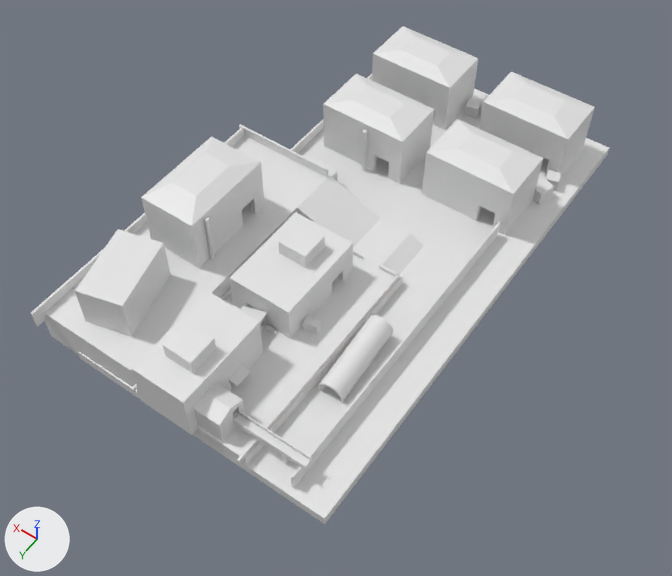
What one commit did to the Blender file data/Assets/Meshes/Level/Level.blend.
Rendered twice from a 50 mm lens placed at (-66.4, 100.7, 166.3), pointed at (8.3, -3.8, 2.2). The lights are fixed; the arrows at lower left show +X, +Y and +Z.
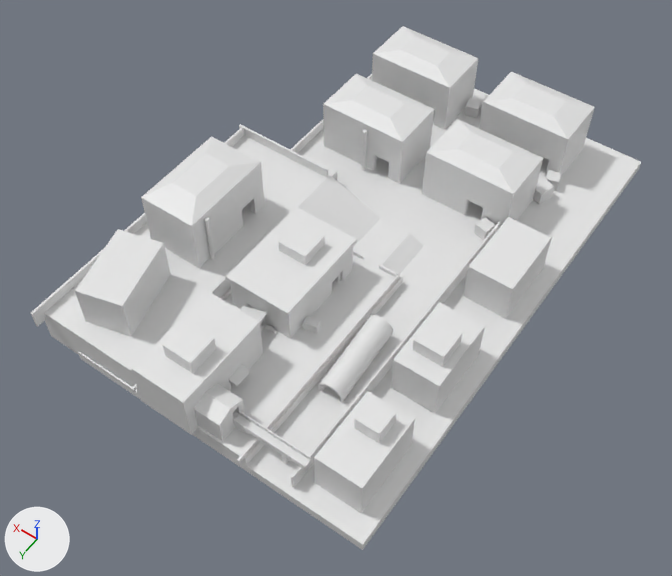
Pixel boxes (x1, y1, x2, y2) of what changed, in the pictures (672 x 576 px; the box of a moved part takes in the faces that stretch with it):
'Cube', reshaped (6% wider): before (78, 88, 609, 524); after (78, 88, 641, 550)
'Cube.015', reshaped (7% wider): before (230, 212, 353, 339); after (225, 207, 357, 339)
'Cube.064', added: after (314, 391, 415, 513)
'Cube.066', added: after (463, 217, 552, 319)
'Cube.065', added: after (391, 302, 485, 414)
'Cube.067', added: after (413, 317, 462, 367)
'Cube.068', added: after (354, 398, 396, 443)
'Cube.069', added: after (474, 217, 496, 240)
part 1 of me_cube, moved or reshaped: before (282, 138, 609, 524); after (282, 138, 641, 550)
part 2 of me_cube_015, built on: before (230, 212, 353, 313); after (225, 207, 357, 316)
part 3 of me_cube_042, moved or reshaped: before (422, 152, 514, 235); after (422, 152, 514, 228)

What the commit changed:
me_cube has 92 vertices, 90 faces and spans x -2.18..4.31, y -11.34..1.0, z -9.07..1.0.
me_cube is used by ob_cube; location (-0.4, 32.4, 4.7); scale (9.91, 9.91, 0.5).
me_cube part 1: all 12 vertices in x -2.18, y -11.34..1.0, z -9.07..-4.04 are moved by (-0.87, 0.0, 0.0).
me_cube_015 is used by ob_cube_015; location (13.4, 3.4, 10.5); scale (6.6, 11.4, 6.03).
me_cube_015 had 8 vertices, 6 faces and spanned x -1.0..1.34, y -1.0..1.0, z -1.0..0.66.
me_cube_015 now has 16 vertices, 14 faces and spans x -1.06..1.41, y -1.06..1.06, z -1.0..0.81.
Part 2, on me_cube_015:
1 face is deleted.
8 vertices are added at x -1.06..1.41, y -1.06..1.06, z 0.66..0.81.
9 new faces join them.
me_cube_042 has 28 vertices, 20 faces and spans x -1.0..1.0, y -1.0..1.0, z -1.0..1.23.
me_cube_042 is used by ob_cube_036; location (-3.5, -45.9, 9.5); rotation (0.0, 0.0, -1.571), in degrees (0, 0, -90); scale (6.98, 11.4, 6.98).
Before the commit, vertices of me_cube_042: 16 (-1.0, -0.33, -0.21) at pixel (478, 205), 17 (-1.0, -0.71, -0.21) at pixel (495, 213), 18 (-1.0, -0.71, -1.0) at pixel (492, 229), 19 (-1.0, -0.33, -1.0) at pixel (476, 221), 20 (-0.83, -0.71, -1.0).
Before the commit, vertices of me_cube_042: 21 (-0.83, -0.33, -1.0) at pixel (478, 218), 22 (-0.83, -0.71, -0.21), 23 (-0.83, -0.33, -0.21).
Part 3, on me_cube_042:
Vertices 16 to 23 of me_cube_042 move by (0.0, 0.28, 0.0).
Object 'Cube.069' (ob_cube_069) is new; it shows a copy of the mesh of ob_cube_056.
Its location is (-10.7, -36.6, 4.2).
Its rotation in degrees is (0, 0, -13).
Its scale is (1.64, 1.64, 1.64).
Object 'Cube.068' (ob_cube_068) is new; it shows a copy of the mesh of ob_cube_017.
Its location is (-21.6, 25.4, 14.5).
Its scale is (2.77, 2.77, 2.06).
Object 'Cube.067' (ob_cube_067) is new; it shows a copy of the mesh of ob_cube_017.
Its location is (-21.6, 3.5, 14.5).
Its scale is (3.47, 3.47, 2.06).
Object 'Cube.066' (ob_cube_066) is new; it shows a copy of the mesh of ob_cube_035.
Its location is (-21.5, -26.6, 7.7).
Its rotation in degrees is (0, 0, 0.1).
Its scale is (5.34, 8.73, 5.34).
Object 'Cube.065' (ob_cube_065) is new; it shows a copy of the mesh of ob_cube_035.
Its location is (-21.6, 2.4, 7.7).
Its rotation in degrees is (0, 0, 0.1).
Its scale is (5.34, 8.73, 5.34).
Object 'Cube.064' (ob_cube_064) is new; it shows a copy of the mesh of ob_cube_035.
Its location is (-21.6, 28.7, 7.7).
Its rotation in degrees is (0, 0, 0.1).
Its scale is (5.34, 8.73, 5.34).
